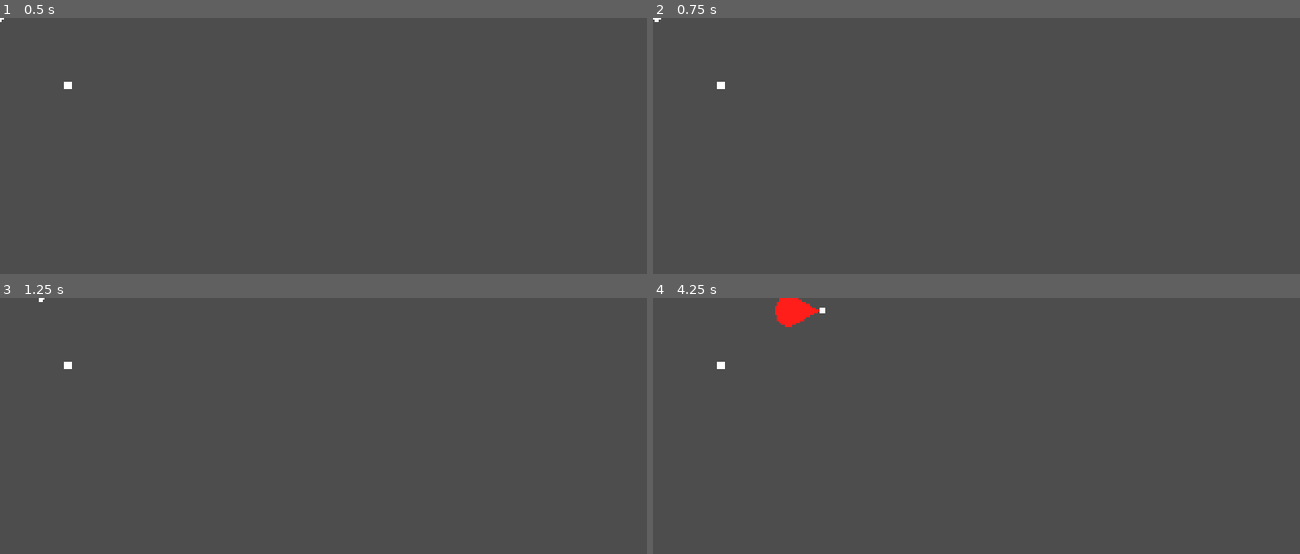
Above: before the commit, frames 1-4 (two rows, left to right).
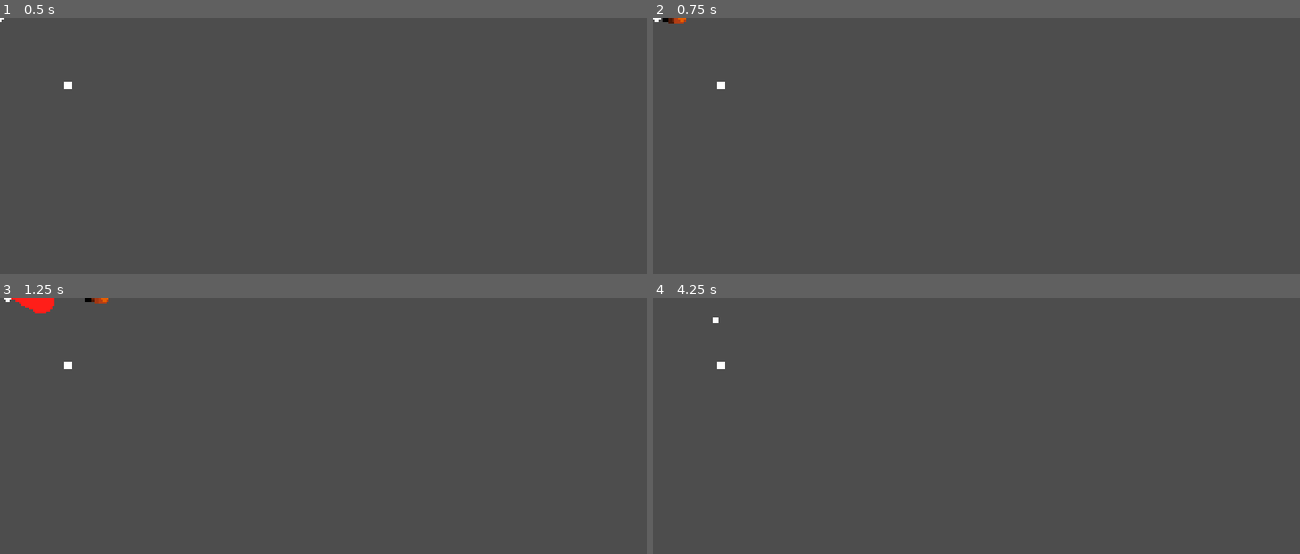
Above: after the commit, the same moments.

Repository: Shinee388/2d-strategy-fighting
Game: Godot game, scene res://arena/Arena.tscn
The game is run twice, just before and just after one commit, with the same random seed, the same clock (stepped at 60 frames per second) and the same inputs. This scene is started directly instead of the project's main scene.
Inputs:
- Up to frame 1 (0.5 s): no input
- Up to frame 2 (0.75 s): tap Enter at 0.5 s; hold Right (ui_right) from 0.53 s (still down); tap R at 0.6 s
- Up to frame 3 (1.25 s): keep holding Right (ui_right); tap Space at 0.77, 1.07 s; tap T at 0.8 s
- Up to frame 4 (4.25 s): tap Space at 1.25, 1.52, 1.82, 3.02, 3.32, 3.77, 4.07 s; release Right (ui_right) at 1.28 s; hold Down (ui_down) 1.28-2.03 s; tap T at 1.35 s; tap Y at 1.55, 2.1 s; hold Right (ui_right) 2.03-2.78 s; tap G at 2.3, 2.85 s; hold Up (ui_up) 2.78-3.53 s; tap 1 at 3.05, 3.6 s; hold Left (ui_left) from 3.53 s (still down); tap 2 at 3.8 s

Frame 1 is identical in both runs. In frame 2, less than 0.1% of the frame differs, in the area x 1-6%, y 0-3%; in frame 3, 0.3%; in frame 4, 0.6%, in the area x 9-27%, y 0-12%.

Commit message:
..

Diff:
--- a/fighter/fighter.gd
+++ b/fighter/fighter.gd
@@ -10,10 +10,10 @@
 # Slot bur: tovch -> slot-iin node-iin ner
 const KEY_TO_SLOT := {
 	KEY_F: "style",
-	KEY_1: "skill1",
-	KEY_2: "skill2",
-	KEY_3: "skill3",
-	KEY_SPACE: "mobility",
+	KEY_R: "skill1",
+	KEY_T: "skill2",
+	KEY_Y: "skill3",
+	KEY_G: "mobility",
 }
 
 @onready var slots := {
